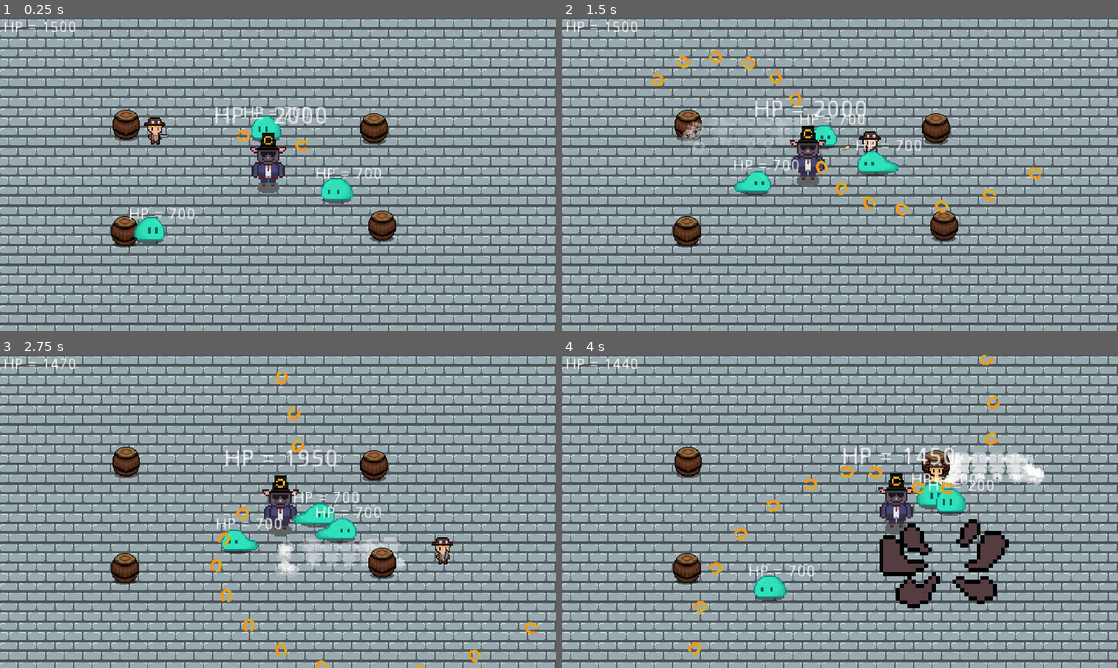
Above: before the commit, frames 1-4 (two rows, left to right).
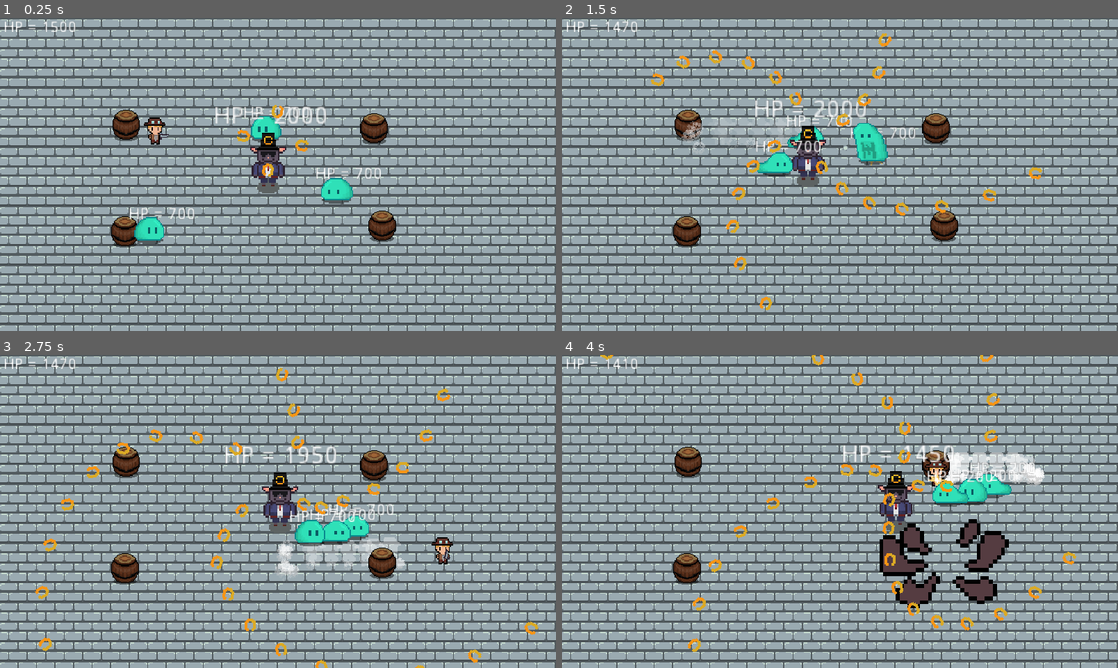
Above: after the commit, the same moments.

Repository: WAIWAI-PARTY/Life-after-people
Game: Godot game, scene res://World.tscn
The game is run twice, just before and just after one commit, with the same random seed, the same clock (stepped at 60 frames per second) and the same inputs.
Inputs (mouse positions are in pixels of both pictures, inside the frame that each line leads up to):
- Up to frame 1 (0.25 s): no input
- Up to frame 2 (1.5 s): move the mouse to (962, 158) at 0.52 s; hold D (ui_right) 0.53-1.28 s; tap Space (dash) at 0.6 s; move the mouse to (728, 190) at 1.27 s; hold S (ui_down) from 1.28 s (still down); click (728, 190) at 1.35 s
- Up to frame 3 (2.75 s): move the mouse to (333, 442) at 2.02 s; release S (ui_down) at 2.03 s; hold D (ui_right) from 2.03 s (still down); tap Space (dash) at 2.1 s
- Up to frame 4 (4 s): move the mouse to (812, 574) at 2.77 s; release D (ui_right) at 2.78 s; hold W (ui_up) 2.78-3.53 s; click (812, 574) at 2.85 s; move the mouse to (1006, 558) at 3.52 s; hold A (ui_left) from 3.53 s (still down); tap Space (dash) at 3.6 s

The runs differ from the first frame. In frame 1, 0.1% of the frame differs, in the area x 23-55%, y 27-73%; in frame 2, 2.8%; in frame 3, 3.9%; in frame 4, 4.3%, in the area x 6-93%, y 0-96%.

Commit message:
bullet update

Diff:
--- a/Enemy/Slime.tscn
+++ b/Enemy/Slime.tscn
@@ -186,6 +186,7 @@
 [node name="Slime" type="KinematicBody2D"]
 collision_layer = 0
 script = ExtResource( 3 )
+max_speed = 75
 
 [node name="EnemyHealth" parent="." instance=ExtResource( 10 )]
 
--- a/Weapons/Bullets.tscn
+++ b/Weapons/Bullets.tscn
@@ -1,16 +1,14 @@
 [gd_scene load_steps=5 format=2]
 
-[ext_resource path="res://imports/armoury.png" type="Texture" id=1]
+[ext_resource path="res://imports/silverbullet.png" type="Texture" id=1]
 [ext_resource path="res://Weapons/Bullets.gd" type="Script" id=2]
 [ext_resource path="res://hitandhurt/hitbox.tscn" type="PackedScene" id=3]
 
-[sub_resource type="CapsuleShape2D" id=1]
-radius = 1.0
-height = 7.0
+[sub_resource type="CircleShape2D" id=1]
+radius = 2.85714
 
 [node name="Bullets" type="Area2D"]
 rotation = 1.5708
-scale = Vector2( 0.7, 0.7 )
 collision_layer = 0
 collision_mask = 0
 script = ExtResource( 2 )
@@ -19,7 +17,6 @@
 rotation = 1.5708
 scale = Vector2( 0.5, 0.5 )
 texture = ExtResource( 1 )
-region_enabled = true
 region_rect = Rect2( 55, 5, 7, 21 )
 
 [node name="VisibilityNotifier2D" type="VisibilityNotifier2D" parent="."]
--- a/World.tscn
+++ b/World.tscn
@@ -21,6 +21,7 @@
 
 [node name="Player" parent="YSort" instance=ExtResource( 3 )]
 position = Vector2( 134, 103 )
+maxSpeed = 125
 
 [node name="Gun" parent="YSort/Player" instance=ExtResource( 1 )]
 position = Vector2( 5, 1 )
@@ -52,6 +53,7 @@
 
 [node name="MrC" parent="YSort" instance=ExtResource( 6 )]
 position = Vector2( 239, 134 )
+spawn_point_count = 4
 
 [node name="HealthUI" parent="." instance=ExtResource( 8 )]
 
Binary file added: imports/silverbullet.png
Not shown, added: imports/silverbullet.png.import
